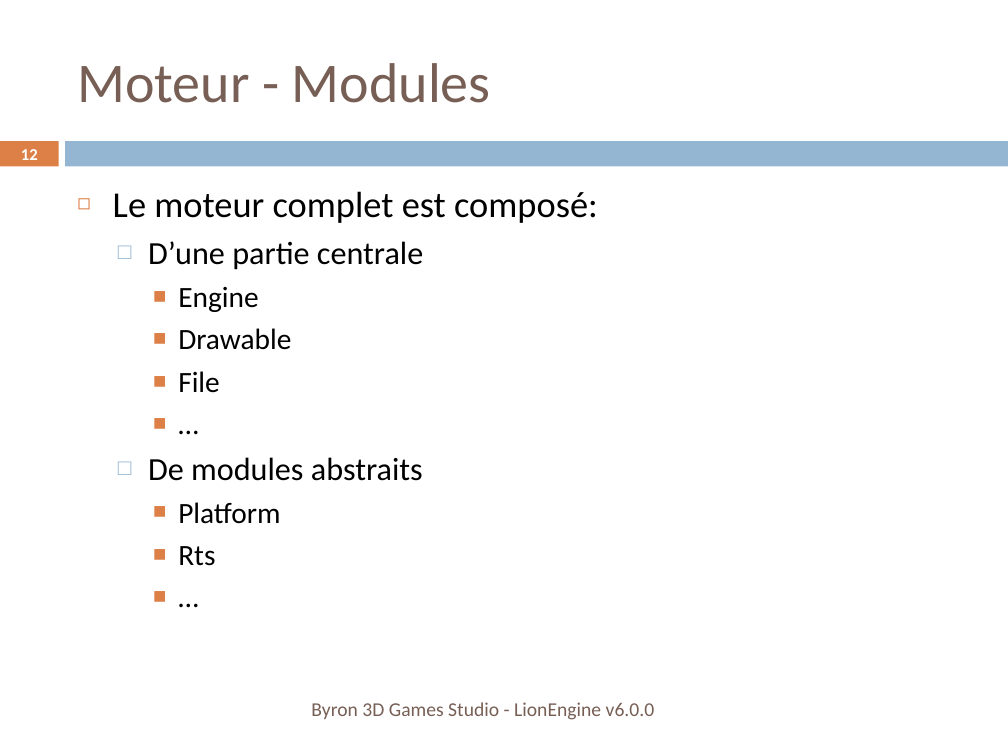
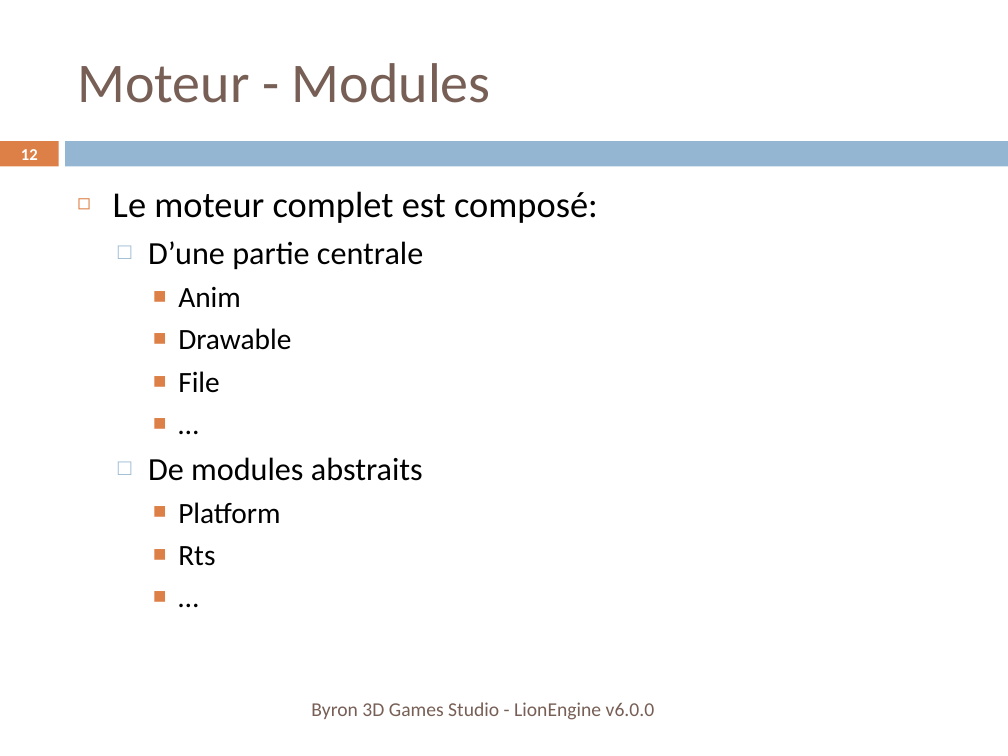
Before and after one commit to b3dgs/lionengine, a slide deck: slide 12 of doc/src/lionengine.pptx. Drawn at 1008x756 pixels with LibreOffice and Linux fonts; fonts in the diff are those of the drawing. Boxes give left, top, right and bottom in pixels: in the first picture for what was removed or moved away, otherwise in the second. Text is boxed around its words. In the diff, an @@ line names an element or a change of style, - is before the commit and + after.

```diff
--- a/doc/src/lionengine.pptx
+++ b/doc/src/lionengine.pptx
@@ text at [178, 287, 241, 307]: text changed @@
-    ■ Engine
+    ■ Anim
```
Also in this commit, not shown: 5 other slides changed, 3 other files.
